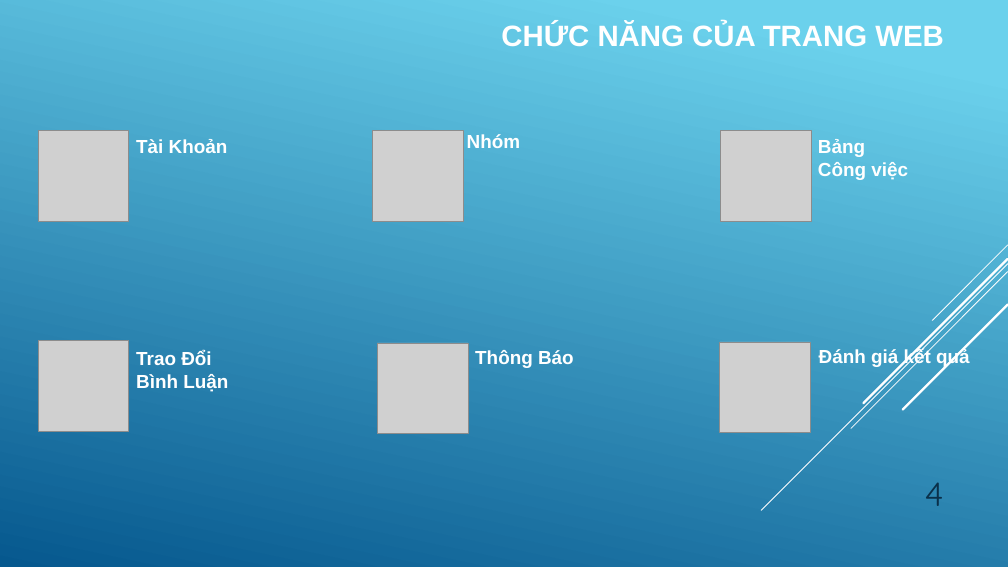
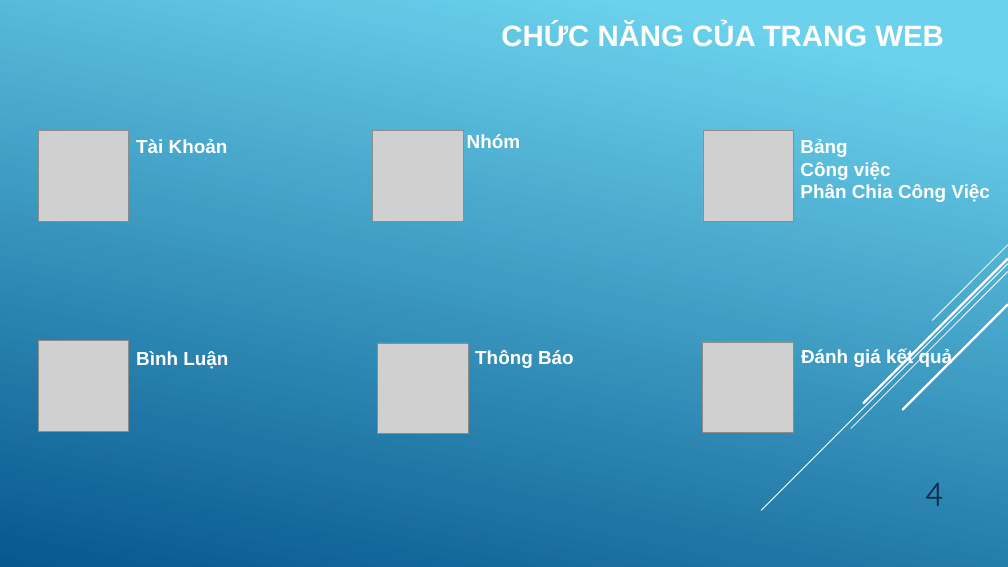
Before and after one commit to quangdat99/btl, a slide deck: slide 4 of Slide.pptx. Drawn at 1008x567 pixels with LibreOffice and Linux fonts; fonts in the diff are those of the drawing; grey boxes stand for pictures. Boxes give left, top, right and bottom in pixels: in the first picture for what was removed or moved away, otherwise in the second. Text is boxed around its words. In the diff, an @@ line names an element or a change of style, - is before the commit and + after.

```diff
--- a/Slide.pptx
+++ b/Slide.pptx
@@ picture: place and size @@
-picture at box(721, 131, 811, 222)
+picture at box(703, 131, 794, 222)
@@ text "Bảng": place and size @@
-text "Bảng" at box(818, 139, 908, 180)
+text "Bảng" at box(800, 139, 990, 202)
@@ text at box(800, 184, 990, 202): paragraph added @@
+Phân Chia Công Việc
@@ text at box(136, 351, 211, 365): paragraph removed @@
-Trao Đổi
@@ picture: place and size @@
-picture at box(720, 342, 811, 433)
+picture at box(702, 342, 793, 433)
@@ text "Đánh giá kết quả": place and size @@
-text "Đánh giá kết quả" at box(819, 348, 970, 367)
+text "Đánh giá kết quả" at box(801, 348, 953, 367)
```
Also in this commit, not shown: 3 other slides changed, 5 slides added, 5 slides removed.
